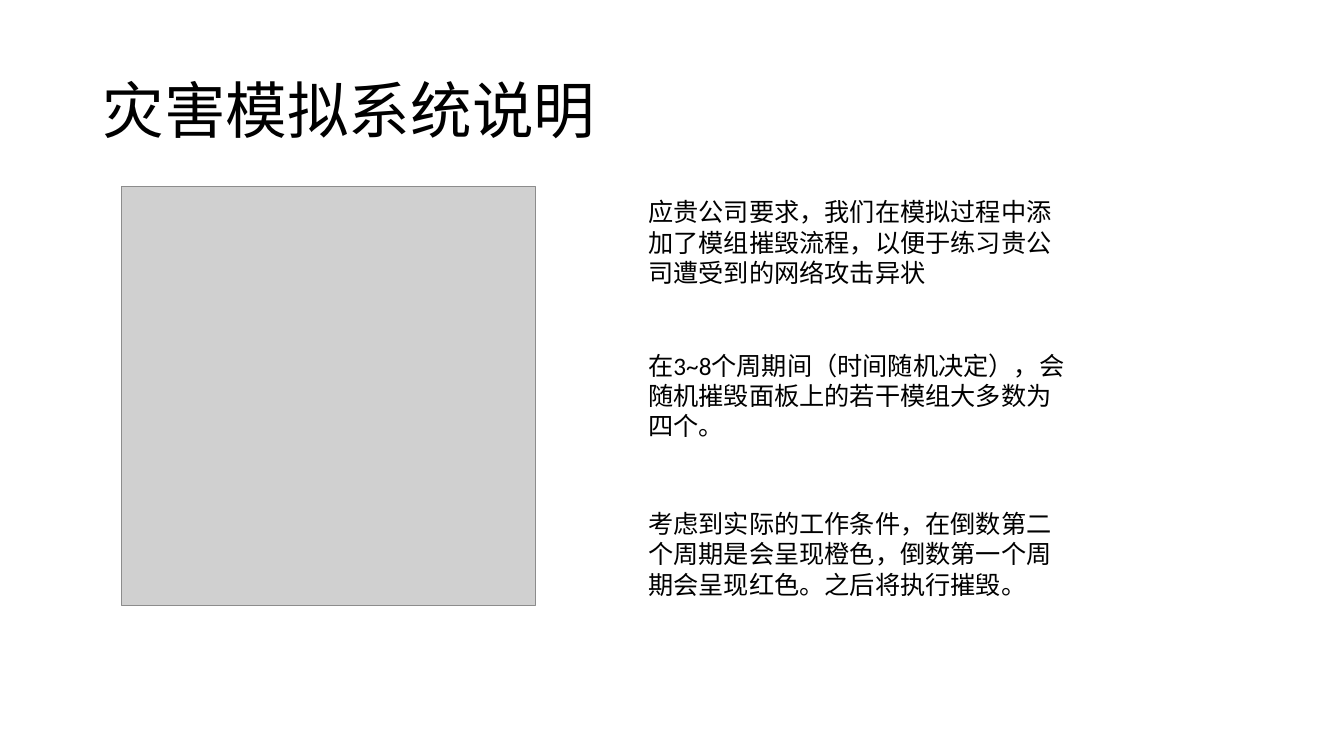
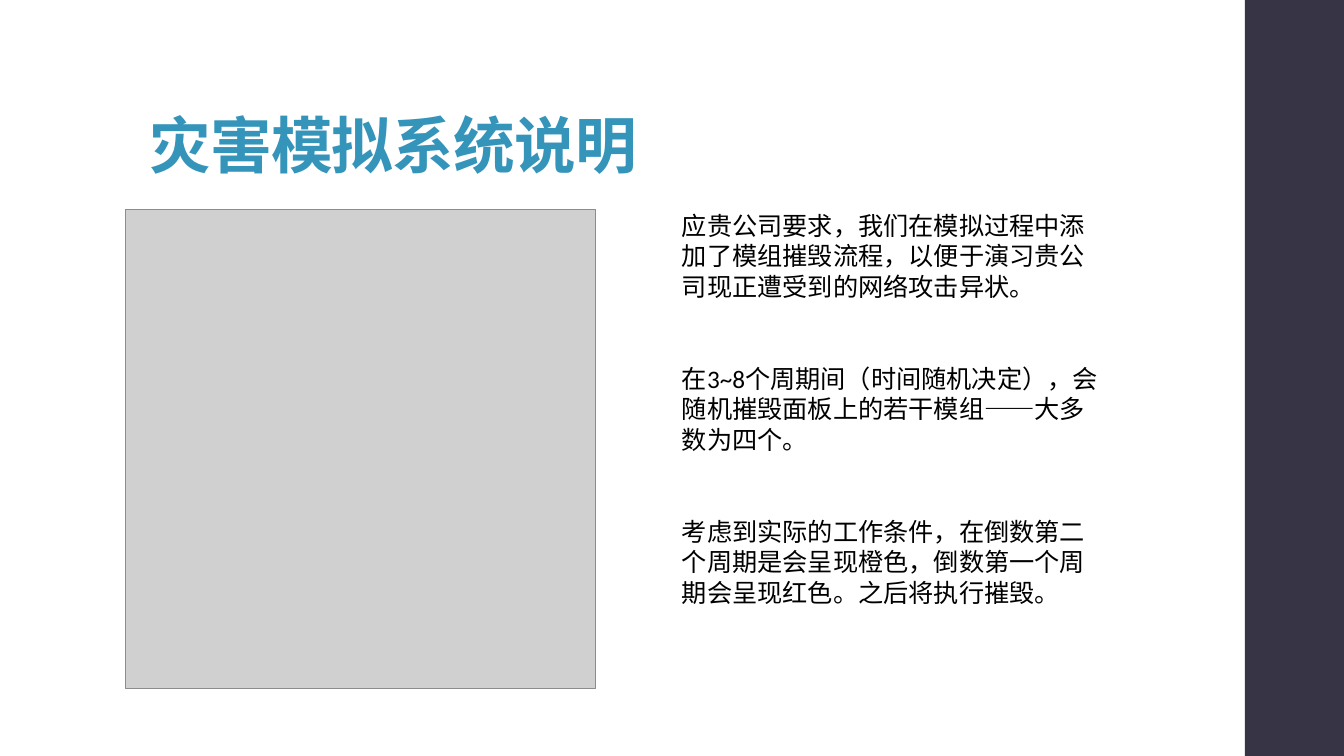
Before and after one commit to syx007/GamePlayGround, a slide deck: slide 10 of document/ROOT 操作指南.pptx. Drawn at 1344x756 pixels with LibreOffice and Linux fonts; fonts in the diff are those of the drawing; grey boxes stand for pictures. Boxes give left, top, right and bottom in pixels: in the first picture for what was removed or moved away, otherwise in the second. Text is boxed around its words. In the diff, an @@ line names an element or a change of style, - is before the commit and + after.

```diff
--- a/document/ROOT 操作指南.pptx
+++ b/document/ROOT 操作指南.pptx
@@ title "灾害模拟系统说明": place and size @@
-title "灾害模拟系统说明" at (102, 81, 595, 138)
+title "灾害模拟系统说明" at (149, 115, 637, 174)
@@ title "灾害模拟系统说明" at (149, 115, 637, 174): text colour #000000 to #3494BA, letter spacing 0 to -0.5 pt, bold on; vertical alignment middle to bottom @@
@@ rectangle added at (1245, 0, 1344, 756), fill #373545 @@
@@ picture: place and size @@
-picture at (121, 187, 535, 605)
+picture at (126, 210, 596, 689)
@@ text at (682, 213, 1085, 298): text changed @@
-应贵公司要求，我们在模拟过程中添加了模组摧毁流程，以便于练习贵公司遭受到的网络攻击异状
+应贵公司要求，我们在模拟过程中添加了模组摧毁流程，以便于演习贵公司现正遭受到的网络攻击异状。
@@ text at (682, 366, 1098, 451): text changed @@
-在3~8个周期间（时间随机决定），会随机摧毁面板上的若干模组大多数为四个。
+在3~8个周期间（时间随机决定），会随机摧毁面板上的若干模组——大多数为四个。
@@ text "考虑到实际的工作条件，在倒数第二个周期是会呈现橙色，倒数第一个周期会呈现红色。之后将执行摧毁。": place and size @@
-text "考虑到实际的工作条件，在倒数第二个周期是会呈现橙色，倒数第一个周期会呈现红色。之后将执行摧毁。" at (648, 511, 1051, 596)
+text "考虑到实际的工作条件，在倒数第二个周期是会呈现橙色，倒数第一个周期会呈现红色。之后将执行摧毁。" at (682, 519, 1085, 604)
```
Also in this commit, not shown: 13 other slides changed, 1 slide added, 1 slide removed.
